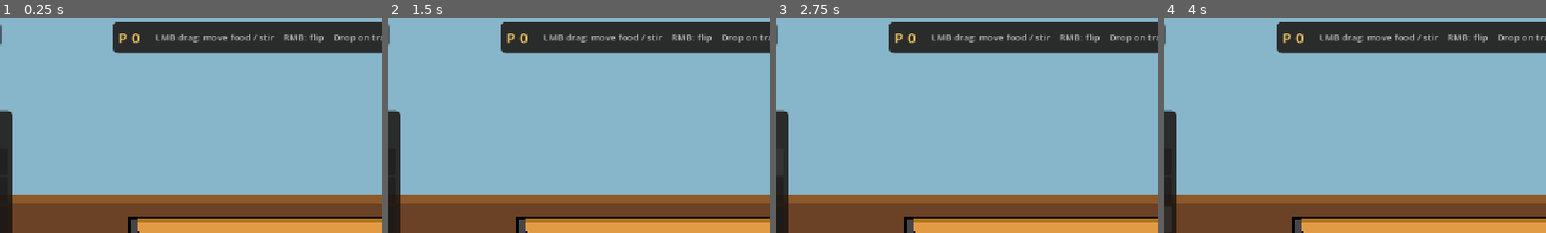
Above: before the commit, frames 1-4 (left to right).
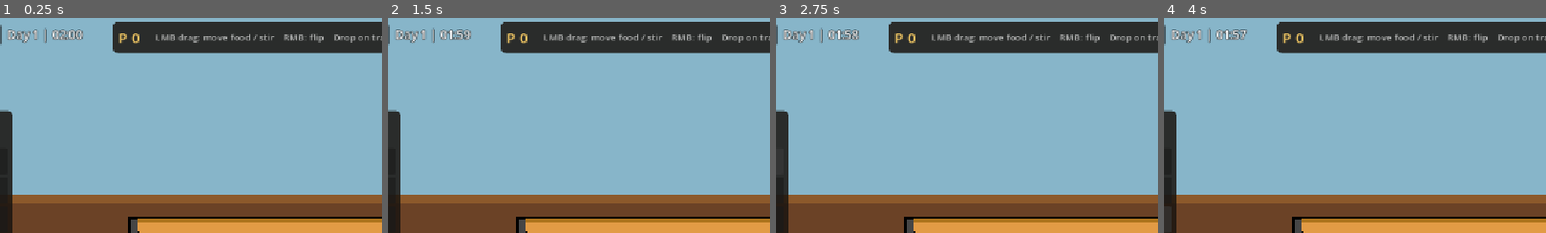
Above: after the commit, the same moments.

Repository: LYEMAN/Boards-Bearings-Fishbols
Game: Godot game, scene res://Scenes/Day 1.tscn
Same seed, same stepped clock (60 frames per second), same inputs: the game is played once before the commit and once after it. This scene is started directly instead of the project's main scene.
Inputs:
- Up to frame 1 (0.25 s): no input
- Up to frame 2 (1.5 s): click "Skating" at 0.5 s; click "Cooking" at 1.25 s
- Up to frame 3 (2.75 s): click "Fishball" at 2 s
- Up to frame 4 (4 s): click "Kwek-Kwek" at 2.75 s; click "Tempura" at 3.5 s
The pictures show only the part of the screen within x 13-63%, y 0-50%; the shares and areas given below are measured in that part.

The runs differ from the first frame. In frame 1, 0.7% of the frame differs, in the area x 2-22%, y 4-12%; in frame 2, 0.6%; in frame 3, 0.7%; in frame 4, 0.6%.

Commit message:
Add stats and upgrade, saving, and days

Diff:
--- a/Scenes/Day 1.tscn
+++ b/Scenes/Day 1.tscn
@@ -12,21 +12,37 @@
 [node name="Skating" parent="." unique_id=1832068374 instance=ExtResource("3_skating")]
 position = Vector2(50000, 0)
 
-[node name="SceneSwitcher" type="CanvasLayer" parent="."]
+[node name="SceneSwitcher" type="CanvasLayer" parent="." unique_id=65661353]
 layer = 10
 
-[node name="HBoxContainer" type="HBoxContainer" parent="SceneSwitcher"]
+[node name="HBoxContainer" type="HBoxContainer" parent="SceneSwitcher" unique_id=228491957]
 offset_left = 10.0
 offset_top = 10.0
 theme_override_constants/separation = 8
 
-[node name="CookingButton" type="Button" parent="SceneSwitcher/HBoxContainer"]
+[node name="CookingButton" type="Button" parent="SceneSwitcher/HBoxContainer" unique_id=2111120547]
+layout_mode = 2
 focus_mode = 0
 text = "Cooking"
 
-[node name="SkatingButton" type="Button" parent="SceneSwitcher/HBoxContainer"]
+[node name="SkatingButton" type="Button" parent="SceneSwitcher/HBoxContainer" unique_id=1951358155]
+layout_mode = 2
 focus_mode = 0
 text = "Skating"
 
+[node name="DayTimerLabel" type="Label" parent="SceneSwitcher/HBoxContainer" unique_id=1219190122]
+layout_mode = 2
+theme_override_colors/font_outline_color = Color(0, 0, 0, 1)
+theme_override_constants/outline_size = 4
+theme_override_font_sizes/font_size = 18
+text = "Day 1 | 02:00"
+vertical_alignment = 1
+
+[node name="DayTimer" type="Timer" parent="." unique_id=1664781448]
+wait_time = 120.0
+one_shot = true
+autostart = true
+
 [connection signal="pressed" from="SceneSwitcher/HBoxContainer/CookingButton" to="." method="_on_cooking_button_pressed"]
 [connection signal="pressed" from="SceneSwitcher/HBoxContainer/SkatingButton" to="." method="_on_skating_button_pressed"]
+[connection signal="timeout" from="DayTimer" to="." method="_on_day_timer_timeout"]
--- /dev/null
+++ b/Scenes/upgrade_screen.tscn
@@ -0,0 +1,85 @@
+[gd_scene format=3]
+
+[ext_resource type="Theme" uid="uid://cahivcytun74k" path="res://Scenes/menu.tres" id="1_theme"]
+[ext_resource type="Script" path="res://Scripts/upgrade_screen.gd" id="2_script"]
+
+[node name="UpgradeScreen" type="Control"]
+layout_mode = 3
+anchors_preset = 15
+anchor_right = 1.0
+anchor_bottom = 1.0
+grow_horizontal = 2
+grow_vertical = 2
+theme = ExtResource("1_theme")
+script = ExtResource("2_script")
+
+[node name="Background" type="ColorRect" parent="."]
+layout_mode = 1
+anchors_preset = 15
+anchor_right = 1.0
+anchor_bottom = 1.0
+grow_horizontal = 2
+grow_vertical = 2
+color = Color(0.14, 0.11, 0.08, 1)
+
+[node name="CenterContainer" type="CenterContainer" parent="."]
+layout_mode = 1
+anchors_preset = 15
+anchor_right = 1.0
+anchor_bottom = 1.0
+grow_horizontal = 2
+grow_vertical = 2
+
+[node name="Panel" type="PanelContainer" parent="CenterContainer"]
+custom_minimum_size = Vector2(640, 0)
+layout_mode = 2
+
+[node name="MarginContainer" type="MarginContainer" parent="CenterContainer/Panel"]
+layout_mode = 2
+theme_override_constants/margin_left = 24
+theme_override_constants/margin_top = 20
+theme_override_constants/margin_right = 24
+theme_override_constants/margin_bottom = 20
+
+[node name="VBoxContainer" type="VBoxContainer" parent="CenterContainer/Panel/MarginContainer"]
+layout_mode = 2
+theme_override_constants/separation = 14
+
+[node name="TitleLabel" type="Label" parent="CenterContainer/Panel/MarginContainer/VBoxContainer"]
+layout_mode = 2
+theme_override_font_sizes/font_size = 28
+text = "End of Day 1 - Upgrades"
+horizontal_alignment = 1
+
+[node name="MoneyLabel" type="Label" parent="CenterContainer/Panel/MarginContainer/VBoxContainer"]
+layout_mode = 2
+theme_override_colors/font_color = Color(1, 0.82, 0.4, 1)
+theme_override_font_sizes/font_size = 22
+text = "Money: P 0"
+horizontal_alignment = 1
+
+[node name="HSeparator" type="HSeparator" parent="CenterContainer/Panel/MarginContainer/VBoxContainer"]
+layout_mode = 2
+
+[node name="UpgradesList" type="VBoxContainer" parent="CenterContainer/Panel/MarginContainer/VBoxContainer"]
+layout_mode = 2
+theme_override_constants/separation = 12
+
+[node name="HSeparator2" type="HSeparator" parent="CenterContainer/Panel/MarginContainer/VBoxContainer"]
+layout_mode = 2
+
+[node name="StatusLabel" type="Label" parent="CenterContainer/Panel/MarginContainer/VBoxContainer"]
+layout_mode = 2
+theme_override_colors/font_color = Color(0.75, 0.95, 0.72, 1)
+theme_override_font_sizes/font_size = 14
+text = "Day complete! Progress saved."
+horizontal_alignment = 1
+
+[node name="NextDayButton" type="Button" parent="CenterContainer/Panel/MarginContainer/VBoxContainer"]
+custom_minimum_size = Vector2(0, 46)
+layout_mode = 2
+focus_mode = 0
+theme_override_font_sizes/font_size = 20
+text = "Start Day 2"
+
+[connection signal="pressed" from="CenterContainer/Panel/MarginContainer/VBoxContainer/NextDayButton" to="." method="_on_next_day_button_pressed"]
--- a/Scripts/customer_spawner.gd
+++ b/Scripts/customer_spawner.gd
@@ -4,7 +4,7 @@
 ## Stall spots are the children Marker2Ds named Spot*, or a default row if there are none.
 
 @export var customer_scene: PackedScene = preload("res://Scenes/customer.tscn")
-@export var spawn_interval := Vector2(7.0, 14.0)
+@export var spawn_interval := Vector2(15.0, 20.0)
 @export var first_customer_delay: float = 2.0
 ## Where customers walk in from (world x).
 @export var enter_x: float = 2300.0
--- a/Scripts/day_1.gd
+++ b/Scripts/day_1.gd
@@ -1,16 +1,32 @@
 extends Node2D
+
+const UPGRADE_SCENE_PATH := "res://Scenes/upgrade_screen.tscn"
 
 @onready var cooking: Node2D = $Cooking
 @onready var skating: Node2D = $Skating
 @onready var cooking_hud: CanvasLayer = $Cooking/HUD
 @onready var cooking_camera: Camera2D = $Cooking/Camera2D
 @onready var skating_camera: Camera2D = $Skating/Node2D/CharacterBody2D/Camera2D
+@onready var stove: Stove = $Cooking/Stove
+@onready var skater: CharacterBody2D = $Skating/Node2D/CharacterBody2D
 @onready var cooking_button: Button = $SceneSwitcher/HBoxContainer/CookingButton
 @onready var skating_button: Button = $SceneSwitcher/HBoxContainer/SkatingButton
+@onready var day_timer: Timer = $DayTimer
+@onready var day_timer_label: Label = $SceneSwitcher/HBoxContainer/DayTimerLabel
 
 
 func _ready() -> void:
+	OrderManager.clear_orders()
+	OrderManager.paused = false
+	PlayerData.sync_to_order_manager()
+	PlayerData.apply_stats_to_stove(stove)
+	PlayerData.apply_stats_to_player(skater)
 	show_scene(cooking)
+	_update_timer_label()
+
+
+func _process(_delta: float) -> void:
+	_update_timer_label()
 
 
 func show_scene(scene: Node2D) -> void:
@@ -33,9 +49,24 @@
 	skating_button.disabled = not is_cooking
 
 
+func _update_timer_label() -> void:
+	var seconds_left: int = ceili(day_timer.time_left)
+	var mins: int = seconds_left / 60
+	var secs: int = seconds_left % 60
+	day_timer_label.text = "Day %d | %02d:%02d" % [PlayerData.day, mins, secs]
+
+
 func _on_cooking_button_pressed() -> void:
 	show_scene(cooking)
 
 
 func _on_skating_button_pressed() -> void:
 	show_scene(skating)
+
+
+func _on_day_timer_timeout() -> void:
+	PlayerData.sync_from_order_manager()
+	OrderManager.clear_orders()
+	OrderManager.paused = true
+	PlayerData.save_data()
+	get_tree().change_scene_to_file(UPGRADE_SCENE_PATH)
--- a/Scripts/order_manager.gd
+++ b/Scripts/order_manager.gd
@@ -136,6 +136,15 @@
 	money_changed.emit(money)
 
 
+func set_money(amount: int) -> void:
+	money = maxi(0, amount)
+	money_changed.emit(money)
+
+
+func clear_orders() -> void:
+	orders.clear()
+
+
 func get_orders(state: Order.State) -> Array[Order]:
 	var result: Array[Order] = []
 	for o in orders:
--- /dev/null
+++ b/Scripts/player_data.gd
@@ -0,0 +1,210 @@
+extends Node
+## Autoload "PlayerData": stores persistent player progress (stats, day, money)
+## and saves/loads it as XML at user://player_save.xml.
+
+signal data_changed
+
+const SAVE_PATH := "user://player_save.xml"
+
+const STAT_DEFS := {
+	"skate_speed": {
+		"name": "Bearings (Skate Speed)",
+		"description": "Increases top skate speed and push power.",
+		"base_cost": 25,
+		"cost_step": 20,
+		"max_level": 5,
+	},
+	"ollie_height": {
+		"name": "Deck Pop (Ollie Height)",
+		"description": "Increases ollie jump height for bigger tricks.",
+		"base_cost": 25,
+		"cost_step": 20,
+		"max_level": 5,
+	},
+	"stove_heat": {
+		"name": "Burner Power (Stove Heat)",
+		"description": "Heats oil faster and increases cooking speed.",
+		"base_cost": 30,
+		"cost_step": 25,
+		"max_level": 5,
+	},
+	"customer_patience": {
+		"name": "Stall Appeal (Patience)",
+		"description": "Customers wait longer before losing patience.",
+		"base_cost": 30,
+		"cost_step": 25,
+		"max_level": 5,
+	},
+}
+
+var day: int = 1
+var money: int = 0
+var stats: Dictionary = {}
+
+var _syncing_money: bool = false
+
+
+func _ready() -> void:
+	_init_default_stats()
+	load_data()
+	sync_to_order_manager()
+	OrderManager.money_changed.connect(_on_order_manager_money_changed)
+
+
+func _init_default_stats() -> void:
+	stats.clear()
+	for stat_id in STAT_DEFS:
+		stats[stat_id] = 0
+
+
+func get_stat_level(stat_id: String) -> int:
+	return int(stats.get(stat_id, 0))
+
+
+func get_max_level(stat_id: String) -> int:
+	if stat_id not in STAT_DEFS:
+		return 0
+	return int(STAT_DEFS[stat_id]["max_level"])
+
+
+func is_maxed(stat_id: String) -> bool:
+	return get_stat_level(stat_id) >= get_max_level(stat_id)
+
+
+func get_upgrade_cost(stat_id: String) -> int:
+	if stat_id not in STAT_DEFS:
+		return 0
+	var def: Dictionary = STAT_DEFS[stat_id]
+	return int(def["base_cost"]) + get_stat_level(stat_id) * int(def["cost_step"])
+
+
+func can_upgrade(stat_id: String) -> bool:
+	if stat_id not in STAT_DEFS or is_maxed(stat_id):
+		return false
+	return money >= get_upgrade_cost(stat_id)
+
+
+func buy_upgrade(stat_id: String) -> bool:
+	if not can_upgrade(stat_id):
+		return false
+	money -= get_upgrade_cost(stat_id)
+	stats[stat_id] = get_stat_level(stat_id) + 1
+	sync_to_order_manager()
+	save_data()
+	data_changed.emit()
+	return true
+
+
+func advance_day() -> void:
+	day += 1
+	save_data()
+	data_changed.emit()
+
+
+func sync_from_order_manager() -> void:
+	money = maxi(0, OrderManager.money)
+
+
+func sync_to_order_manager() -> void:
+	_syncing_money = true
+	OrderManager.set_money(money)
+	_syncing_money = false
+	apply_stats_to_order_manager()
+
+
+func apply_stats_to_order_manager() -> void:
+	var patience_lv: int = get_stat_level("customer_patience")
+	OrderManager.wait_patience = Vector2(28.0 + patience_lv * 4.0, 40.0 + patience_lv * 5.0)
+	OrderManager.delivery_time_base = 60.0 + patience_lv * 10.0
+
+
+func apply_stats_to_stove(stove: Stove) -> void:
+	if stove == null:
+		return
+	var heat_lv: int = get_stat_level("stove_heat")
+	var mult: float = 1.0 + heat_lv * 0.1
+	stove.heat_up_rate = 0.25 + heat_lv * 0.08
+	stove.level_heat = PackedFloat32Array([0.0, 0.55 * mult, 1.0 * mult, 1.7 * mult])
+
+
+func apply_stats_to_player(player: Node) -> void:
+	if player == null:
+		return
+	var speed_lv: int = get_stat_level("skate_speed")
+	var ollie_lv: int = get_stat_level("ollie_height")
+	if "max_speed" in player:
+		player.max_speed = 400.0 + speed_lv * 60.0
+	if "push_impulse" in player:
+		player.push_impulse = 120.0 + speed_lv * 20.0
+	if "ollie_force" in player:
+		player.ollie_force = 550.0 + ollie_lv * 55.0
+
+
+func save_data() -> Error:
+	var lines := PackedStringArray([
+		'<?xml version="1.0" encoding="UTF-8"?>',
+		"<PlayerData>",
+		"\t<Day>%d</Day>" % day,
+		"\t<Money>%d</Money>" % money,
+		"\t<Stats>",
+	])
+	for stat_id in STAT_DEFS:
+		lines.append('\t\t<Stat id="%s" level="%d" />' % [stat_id.xml_escape(true), get_stat_level(stat_id)])
+	lines.append("\t</Stats>")
+	lines.append("</PlayerData>")
+
+	var file := FileAccess.open(SAVE_PATH, FileAccess.WRITE)
+	if file == null:
+		return FileAccess.get_open_error()
+	file.store_string("\n".join(lines) + "\n")
+	file.close()
+	return OK
+
+
+func load_data() -> Error:
+	if not FileAccess.file_exists(SAVE_PATH):
+		return ERR_FILE_NOT_FOUND
+	var parser := XMLParser.new()
+	var err: Error = parser.open(SAVE_PATH)
+	if err != OK:
+		return err
+
+	var current_tag: String = ""
+	while parser.read() == OK:
+		match parser.get_node_type():
+			XMLParser.NODE_ELEMENT:
+				current_tag = parser.get_node_name()
+				if current_tag == "Stat":
+					var stat_id: String = parser.get_named_attribute_value_safe("id")
+					var level_str: String = parser.get_named_attribute_value_safe("level")
+					if stat_id in STAT_DEFS and level_str.is_valid_int():
+						stats[stat_id] = clampi(level_str.to_int(), 0, get_max_level(stat_id))
+			XMLParser.NODE_TEXT:
+				var text: String = parser.get_node_data().strip_edges()
+				if text.is_empty():
+					continue
+				if current_tag == "Day" and text.is_valid_int():
+					day = maxi(1, text.to_int())
+				elif current_tag == "Money" and text.is_valid_int():
+					money = maxi(0, text.to_int())
+			XMLParser.NODE_ELEMENT_END:
+				current_tag = ""
+
+	data_changed.emit()
+	return OK
+
+
+func reset_data() -> void:
+	day = 1
+	money = 0
+	_init_default_stats()
+	sync_to_order_manager()
+	save_data()
+	data_changed.emit()
+
+
+func _on_order_manager_money_changed(total: int) -> void:
+	if _syncing_money:
+		return
+	money = maxi(0, total)
+	data_changed.emit()
--- /dev/null
+++ b/Scripts/upgrade_screen.gd
@@ -0,0 +1,73 @@
+extends Control
+
+const DAY_SCENE_PATH := "res://Scenes/Day 1.tscn"
+
+@onready var title_label: Label = $CenterContainer/Panel/MarginContainer/VBoxContainer/TitleLabel
+@onready var money_label: Label = $CenterContainer/Panel/MarginContainer/VBoxContainer/MoneyLabel
+@onready var upgrades_list: VBoxContainer = $CenterContainer/Panel/MarginContainer/VBoxContainer/UpgradesList
+@onready var status_label: Label = $CenterContainer/Panel/MarginContainer/VBoxContainer/StatusLabel
+@onready var next_day_button: Button = $CenterContainer/Panel/MarginContainer/VBoxContainer/NextDayButton
+
+
+func _ready() -> void:
+	PlayerData.data_changed.connect(_refresh)
+	_refresh()
+
+
+func _refresh() -> void:
+	title_label.text = "End of Day %d - Upgrades" % PlayerData.day
+	money_label.text = "Money: P %d" % PlayerData.money
+	next_day_button.text = "Start Day %d" % (PlayerData.day + 1)
+
+	for child in upgrades_list.get_children():
+		child.queue_free()
+
+	for stat_id in PlayerData.STAT_DEFS:
+		upgrades_list.add_child(_create_upgrade_row(stat_id))
+
+
+func _create_upgrade_row(stat_id: String) -> Control:
+	var def: Dictionary = PlayerData.STAT_DEFS[stat_id]
+	var level: int = PlayerData.get_stat_level(stat_id)
+	var max_level: int = PlayerData.get_max_level(stat_id)
+	var maxed: bool = PlayerData.is_maxed(stat_id)
+	var cost: int = PlayerData.get_upgrade_cost(stat_id)
+
+	var row := HBoxContainer.new()
+	row.add_theme_constant_override("separation", 16)
+
+	var info := VBoxContainer.new()
+	info.size_flags_horizontal = Control.SIZE_EXPAND_FILL
+	row.add_child(info)
+
+	var name_label := Label.new()
+	name_label.text = "%s  (Lv. %d / %d)" % [def["name"], level, max_level]
+	name_label.add_theme_font_size_override("font_size", 18)
+	info.add_child(name_label)
+
+	var desc_label := Label.new()
+	desc_label.text = str(def["description"])
+	desc_label.add_theme_font_size_override("font_size", 13)
+	desc_label.add_theme_color_override("font_color", Color(1, 1, 1, 0.8))
+	info.add_child(desc_label)
+
+	var buy_button := Button.new()
+	buy_button.custom_minimum_size = Vector2(150, 42)
+	buy_button.focus_mode = Control.FOCUS_NONE
+	buy_button.text = "MAXED" if maxed else "Upgrade (P %d)" % cost
+	buy_button.disabled = not PlayerData.can_upgrade(stat_id)
+	buy_button.pressed.connect(_on_buy_pressed.bind(stat_id))
+	row.add_child(buy_button)
+
+	return row
+
+
+func _on_buy_pressed(stat_id: String) -> void:
+	if PlayerData.buy_upgrade(stat_id):
+		var stat_name: String = str(PlayerData.STAT_DEFS[stat_id]["name"])
+		status_label.text = "Upgraded %s! Progress saved." % stat_name
+
+
+func _on_next_day_button_pressed() -> void:
+	PlayerData.advance_day()
+	get_tree().change_scene_to_file(DAY_SCENE_PATH)
--- a/project.godot
+++ b/project.godot
@@ -18,6 +18,7 @@
 [autoload]
 
 OrderManager="*res://Scripts/order_manager.gd"
+PlayerData="*res://Scripts/player_data.gd"
 
 [display]
 
Not shown: 1 places in Scenes/Day 1.tscn that only renumber resources
Not shown, added: Scripts/player_data.gd.uid
Not shown, added: Scripts/upgrade_screen.gd.uid
